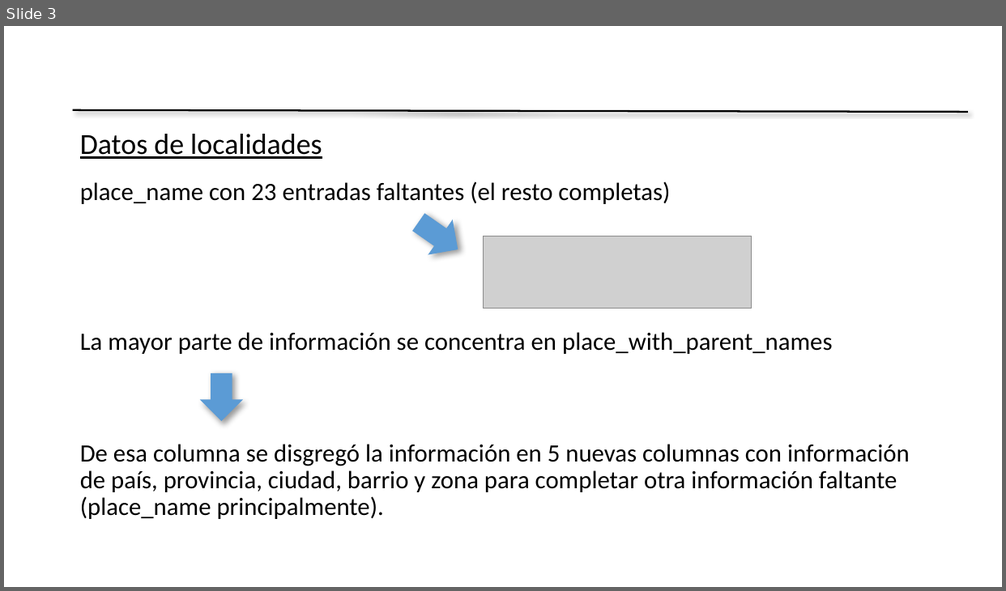
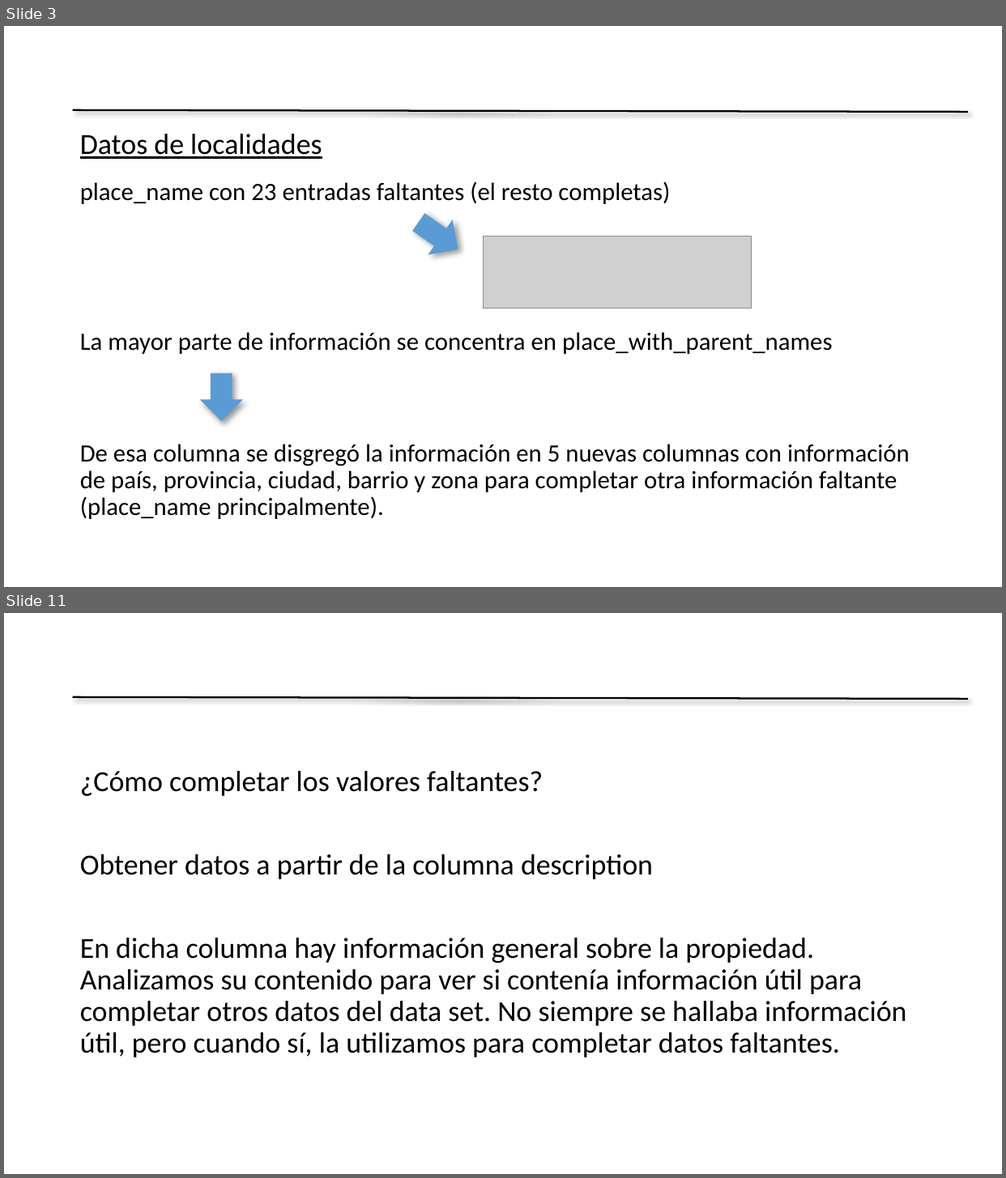
Before and after one commit to rdgagliano/DataScience-Grupo3, a slide deck: Presentation Desafio1 Grupo3.pptx. Shown one above the other, each under a label of ours: slide 3 before the commit, slides 3 and 11 after it; the slides between them are not shown. The pictures are 1006x591 and 1006x1178 pixels, drawn with LibreOffice and Linux fonts; fonts in the diff are those of the drawing; grey boxes stand for pictures; background and template pictures are left out. Boxes give left, top, right and bottom in pixels: in the first picture for what was removed or moved away, otherwise in the second. Text is boxed around its words. In the diff, an @@ line names an element or a change of style, - is before the commit and + after.

```diff
--- a/Presentation Desafio1 Grupo3.pptx
+++ b/Presentation Desafio1 Grupo3.pptx
@@ slide 11 added at (4,613,1002,1174), background picture (left out); not listed: 1 template element that a slide beside it also shows @@
@@ text added at (80,771,907,1058), 28 pt, text #000000 @@
+¿Cómo completar los valores faltantes?
+Obtener datos a partir de la columna description
+En dicha columna hay información general sobre la propiedad. Analizamos su contenido para ver si contenía información útil para completar otros datos del data set. No siempre se hallaba información útil, pero cuando sí, la utilizamos para completar datos faltantes.
```
Also in this commit, not shown: 8 other slides added, 4 slides removed.
